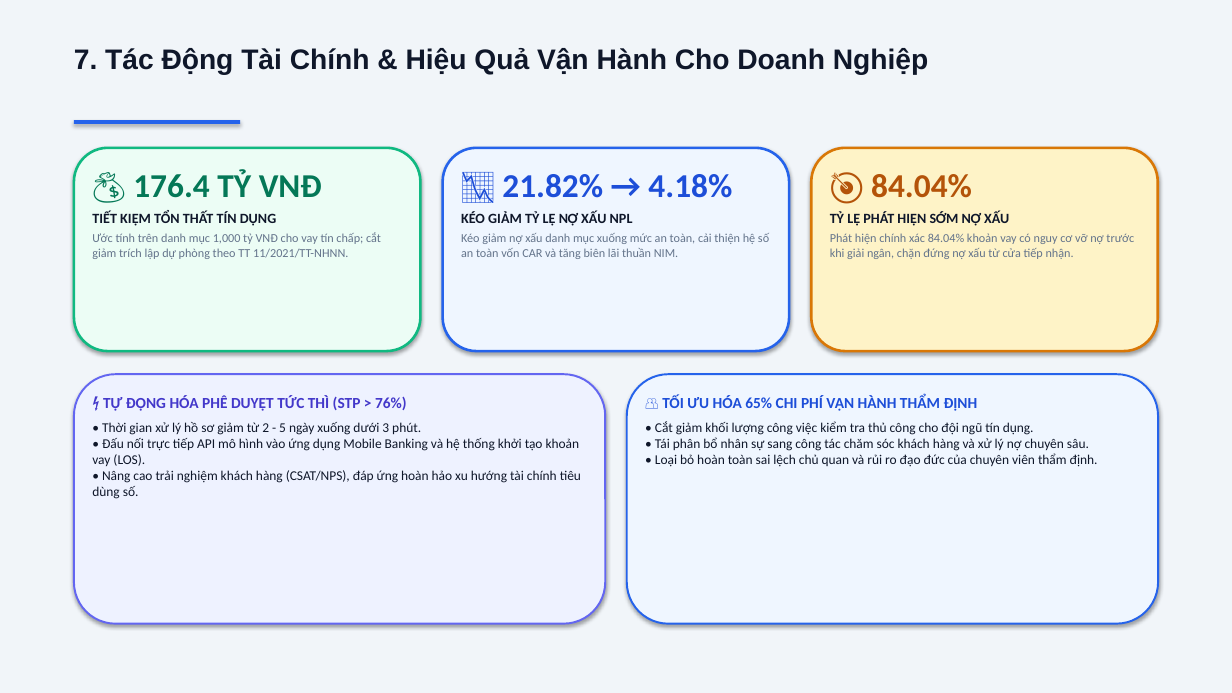
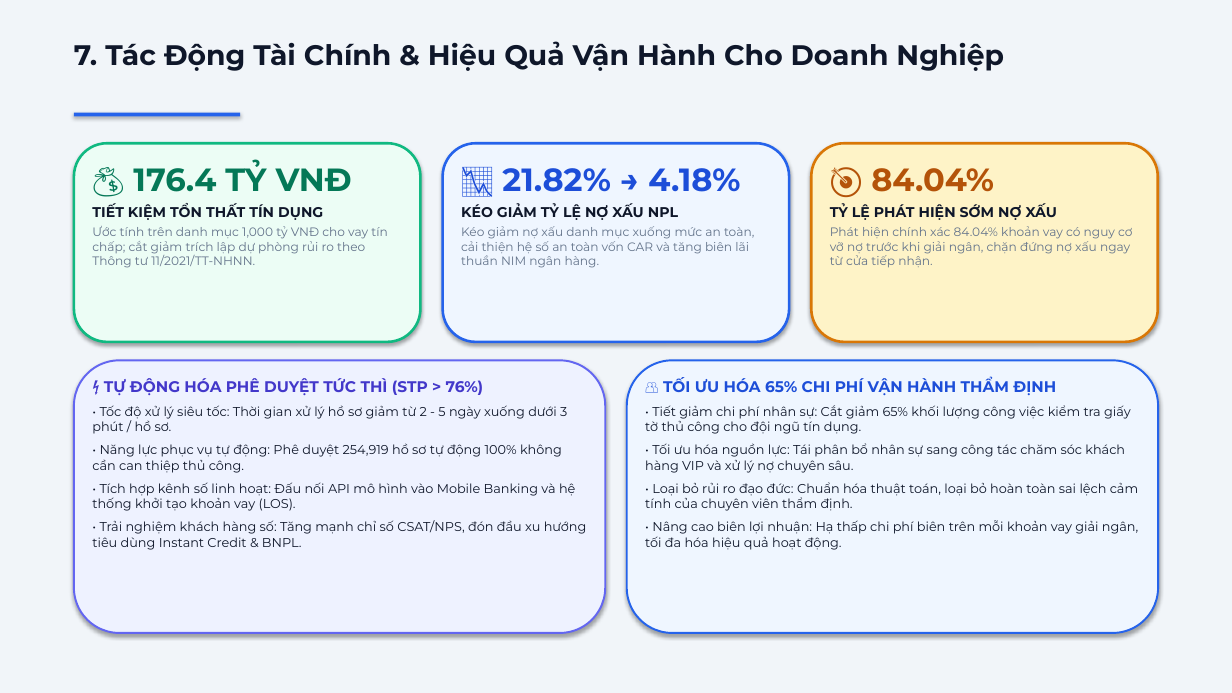
Before and after one commit to snowflake-vibing/Credit_Scoring_Project, a slide deck: slide 8 of slide_bao_ve_de_tai_7.pptx. Drawn at 1232x693 pixels with LibreOffice and Linux fonts; fonts in the diff are those of the drawing. Boxes give left, top, right and bottom in pixels: in the first picture for what was removed or moved away, otherwise in the second. Text is boxed around its words. In the diff, an @@ line names an element or a change of style, - is before the commit and + after.

Commit message:
fix(slides): overhaul typography to Montserrat and optimize card spacing and text fitting

```diff
--- a/slide_bao_ve_de_tai_7.pptx
+++ b/slide_bao_ve_de_tai_7.pptx
@@ text "7. Tác Động Tài Chính ..." at [74, 41, 1004, 71]: font Arial to Montserrat @@
@@ rectangle: place and size @@
-rectangle at [74, 120, 240, 124]
+rectangle at [74, 113, 240, 116]
@@ rounded rectangle: place and size @@
-rounded rectangle at [74, 148, 421, 351]
+rounded rectangle at [74, 143, 421, 342]
@@ rounded rectangle: place and size @@
-rounded rectangle at [443, 148, 789, 351]
+rounded rectangle at [443, 143, 789, 342]
@@ rounded rectangle: place and size @@
-rounded rectangle at [811, 148, 1158, 351]
+rounded rectangle at [811, 143, 1158, 342]
@@ text at [133, 160, 352, 192]: size 26 to 25 pt in "💰 176.4 TỶ VNĐ"; font Calibri to Montserrat in "💰 176.4 TỶ VNĐ", "TIẾT KIỆM TỔN THẤT TÍN DỤNG" @@
@@ text at [502, 168, 740, 192]: size 26 to 25 pt in "📉 21.82% → 4.18%"; font Calibri to Montserrat in "📉 21.82% → 4.18%", "KÉO GIẢM TỶ LỆ NỢ XẤU NPL" @@
@@ text at [871, 168, 994, 192]: size 26 to 25 pt in "🎯 84.04%"; font Calibri to Montserrat in "🎯 84.04%", "TỶ LỆ PHÁT HIỆN SỚM NỢ XẤU" @@
@@ text at [92, 226, 387, 268]: text changed; font Calibri to Montserrat @@
-Ước tính trên danh mục 1,000 tỷ VNĐ cho vay tín chấp; cắt giảm trích lập dự phòng theo TT 11/2021/TT-NHNN.
+Ước tính trên danh mục 1,000 tỷ VNĐ cho vay tín chấp; cắt giảm trích lập dự phòng rủi ro theo Thông tư 11/2021/TT-NHNN.
@@ text at [461, 226, 754, 268]: text changed; font Calibri to Montserrat @@
-Kéo giảm nợ xấu danh mục xuống mức an toàn, cải thiện hệ số an toàn vốn CAR và tăng biên lãi thuần NIM.
+Kéo giảm nợ xấu danh mục xuống mức an toàn, cải thiện hệ số an toàn vốn CAR và tăng biên lãi thuần NIM ngân hàng.
@@ text at [830, 226, 1132, 268]: text changed; font Calibri to Montserrat @@
-Phát hiện chính xác 84.04% khoản vay có nguy cơ vỡ nợ trước khi giải ngân, chặn đứng nợ xấu từ cửa tiếp nhận.
+Phát hiện chính xác 84.04% khoản vay có nguy cơ vỡ nợ trước khi giải ngân, chặn đứng nợ xấu ngay từ cửa tiếp nhận.
@@ rounded rectangle: place and size @@
-rounded rectangle at [74, 374, 605, 624]
+rounded rectangle at [74, 360, 605, 633]
@@ text "⚡ TỰ ĐỘNG HÓA PHÊ ...": place and size @@
-text "⚡ TỰ ĐỘNG HÓA PHÊ ..." at [92, 395, 581, 499]
+text "⚡ TỰ ĐỘNG HÓA PHÊ ..." at [92, 378, 587, 550]
@@ text at [104, 378, 483, 395]: font Calibri to Montserrat in "⚡ TỰ ĐỘNG HÓA PHÊ DUYỆT TỨC ..." @@
@@ rounded rectangle: place and size @@
-rounded rectangle at [627, 374, 1158, 624]
+rounded rectangle at [627, 360, 1158, 633]
@@ text "👥 TỐI ƯU HÓA 65% ...": place and size @@
-text "👥 TỐI ƯU HÓA 65% ..." at [655, 394, 1098, 467]
+text "👥 TỐI ƯU HÓA 65% ..." at [645, 377, 1138, 550]
@@ text at [663, 377, 1056, 395]: font Calibri to Montserrat in "👥 TỐI ƯU HÓA 65% CHI PHÍ ..." @@
@@ text at [92, 405, 587, 550]: text changed; size 10.5 to 10 pt; font Calibri to Montserrat @@
-• Thời gian xử lý hồ sơ giảm từ 2 - 5 ngày xuống dưới 3 phút.
-• Đấu nối trực tiếp API mô hình vào ứng dụng Mobile Banking và hệ thống khởi tạo khoản vay (LOS).
-• Nâng cao trải nghiệm khách hàng (CSAT/NPS), đáp ứng hoàn hảo xu hướng tài chính tiêu dùng số.
+• Tốc độ xử lý siêu tốc: Thời gian xử lý hồ sơ giảm từ 2 - 5 ngày xuống dưới 3 phút / hồ sơ.
+• Năng lực phục vụ tự động: Phê duyệt 254,919 hồ sơ tự động 100% không cần can thiệp thủ công.
+• Tích hợp kênh số linh hoạt: Đấu nối API mô hình vào Mobile Banking và hệ thống khởi tạo khoản vay (LOS).
+• Trải nghiệm khách hàng số: Tăng mạnh chỉ số CSAT/NPS, đón đầu xu hướng tiêu dùng Instant Credit & BNPL.
@@ text at [645, 405, 1138, 550]: text changed; size 10.5 to 10 pt; font Calibri to Montserrat @@
-• Cắt giảm khối lượng công việc kiểm tra thủ công cho đội ngũ tín dụng.
-• Tái phân bổ nhân sự sang công tác chăm sóc khách hàng và xử lý nợ chuyên sâu.
-• Loại bỏ hoàn toàn sai lệch chủ quan và rủi ro đạo đức của chuyên viên thẩm định.
+• Tiết giảm chi phí nhân sự: Cắt giảm 65% khối lượng công việc kiểm tra giấy tờ thủ công cho đội ngũ tín dụng.
+• Tối ưu hóa nguồn lực: Tái phân bổ nhân sự sang công tác chăm sóc khách hàng VIP và xử lý nợ chuyên sâu.
+• Loại bỏ rủi ro đạo đức: Chuẩn hóa thuật toán, loại bỏ hoàn toàn sai lệch cảm tính của chuyên viên thẩm định.
+• Nâng cao biên lợi nhuận: Hạ thấp chi phí biên trên mỗi khoản vay giải ngân, tối đa hóa hiệu quả hoạt động.
```
Also in this commit, not shown: 9 other slides changed, 3 other files.
